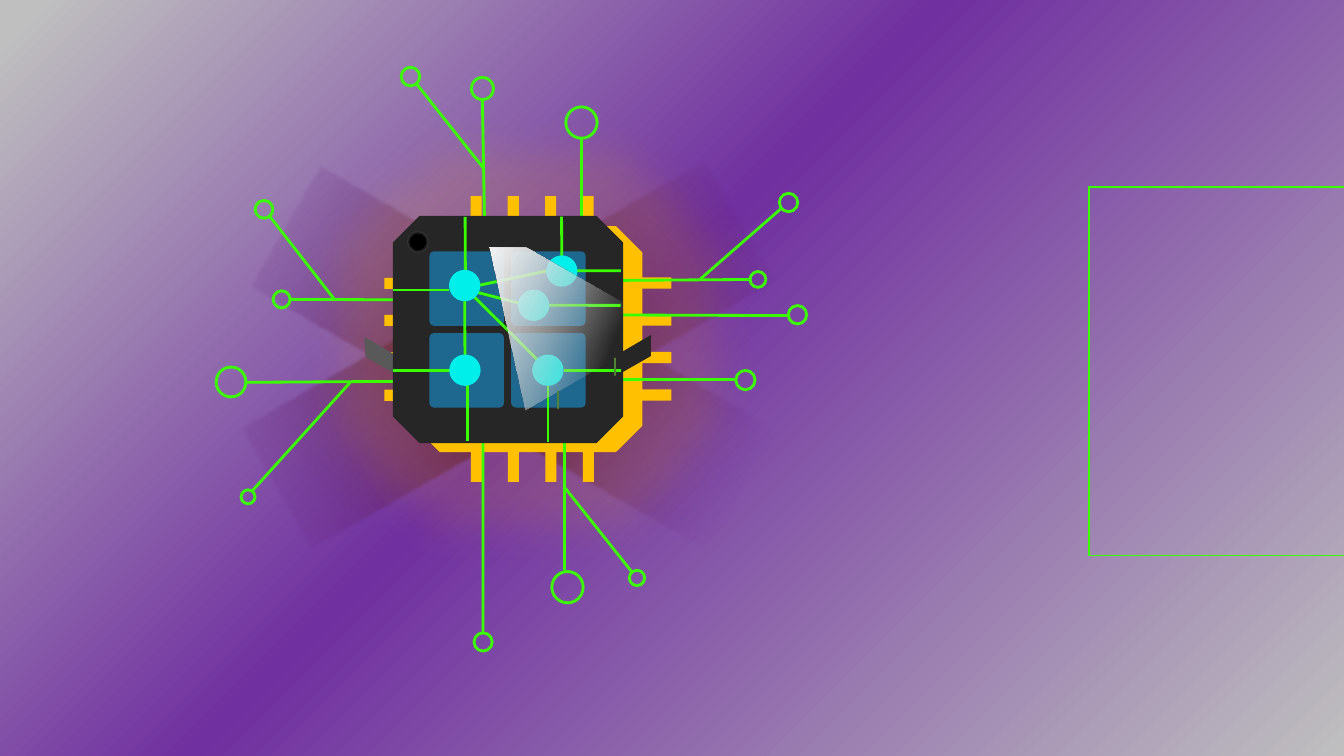
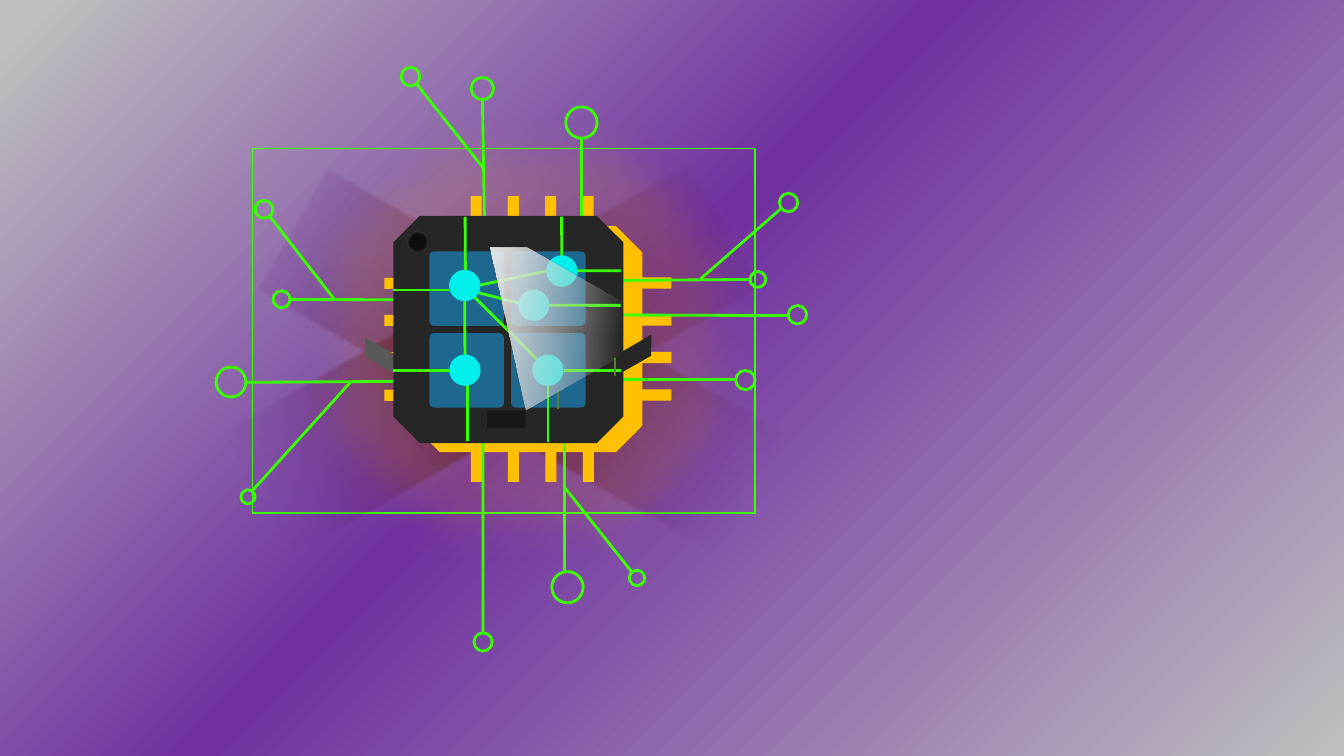
Before and after one commit to asynkron/website, a slide deck: slide 7 of media/logo.pptx. Drawn at 1344x756 pixels with LibreOffice and Linux fonts; fonts in the diff are those of the drawing. Boxes give left, top, right and bottom in pixels: in the first picture for what was removed or moved away, otherwise in the second. Text is boxed around its words. In the diff, an @@ line names an element or a change of style, - is before the commit and + after.

```diff
--- a/media/logo.pptx
+++ b/media/logo.pptx
@@ rectangle: place and size @@
-rectangle at <box>1089,188,1344,556</box>
+rectangle at <box>252,148,755,512</box>
@@ rectangle: place and size @@
-rectangle at <box>235,153,782,555</box>
+rectangle at <box>212,158,765,563</box>
@@ rectangle: place and size @@
-rectangle at <box>243,158,790,560</box>
+rectangle at <box>250,161,797,563</box>
@@ outline redrawn in 3 elements at <box>356,337,496,428</box>, <box>516,334,661,428</box>, <box>415,210,619,438</box> @@
```
Also in this commit, not shown: 19 other files.
